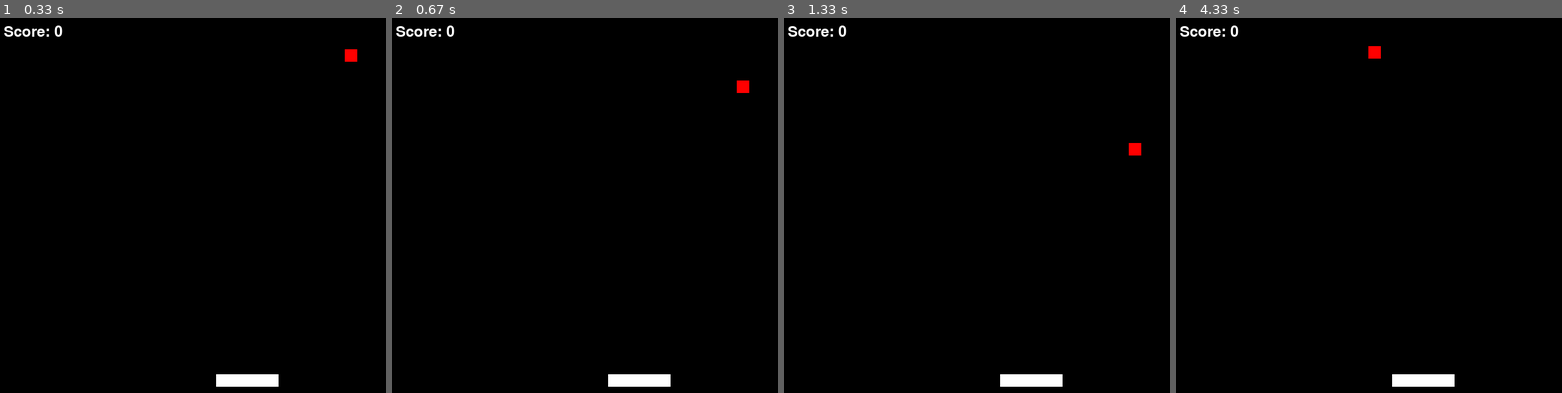
Above: before the commit, frames 1-4 (left to right).
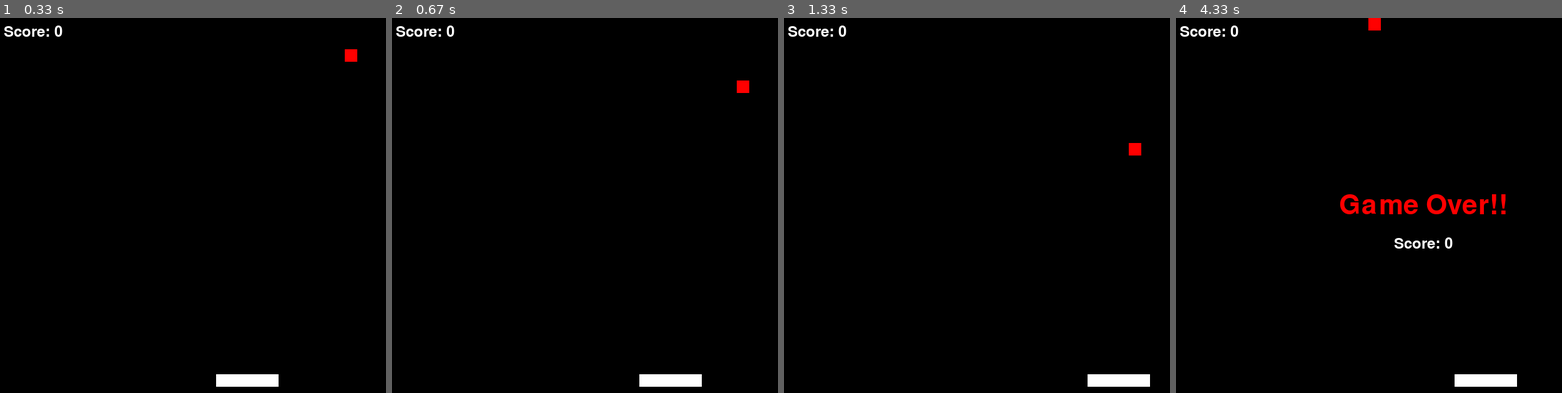
Above: after the commit, the same moments.

Repository: annieLognCoding/PythonTetrisClass
Game: pygame game, started from move_basket.py
The game is run twice, just before and just after one commit, with the same random seed, the same clock (stepped at 60 frames per second) and the same inputs.
Inputs:
- Up to frame 1 (0.33 s): no input
- Up to frame 2 (0.67 s): hold Right from 0.33 s (still down)
- Up to frame 3 (1.33 s): release Right at 0.8 s; hold Right 0.83-1.3 s
- Up to frame 4 (4.33 s): hold Left 1.33-1.87 s; hold Left 1.9-2.3 s; hold Right 2.33-2.97 s; hold Left 3-3.47 s; hold Right 3.5-3.97 s; hold Right from 4 s (still down)

Frame 1 is identical in both runs. In frame 2, 0.5% of the frame differs, in the area x 55-81%, y 95-99%; in frame 3, 1.1%; in frame 4, 2.5%, in the area x 42-89%, y 0-99%.

Commit message:
finished basket game

Diff:
--- a/move_basket.py
+++ b/move_basket.py
@@ -1,5 +1,6 @@
 import pygame
 import random
+from pygame import locals
 
 # Initialize Pygame
 pygame.init()
@@ -43,7 +44,12 @@
     basket_speed = 5
     keys = pygame.key.get_pressed()
 
-    # Step 1: Move the basket (left and right) based on key presses (LEFT and RIGHT arrow keys).
+    if keys[pygame.K_RIGHT] and basket.x + basket_width < window_width:
+        basket.x += basket_speed
+    if keys[pygame.K_LEFT] and basket.x > 0:
+        basket.x -= basket_speed
+
+
     # Step 2: Ensure the basket stays within the game window.
 
     pass
@@ -51,27 +57,30 @@
 def main():
     global score
     running = True
+    gameOver = False
     while running:
         for event in pygame.event.get():
             if event.type == pygame.QUIT:
                 running = False
 
-        # Move the basket
-        move_basket(basket, window_width, basket_speed)
+        if(not gameOver):
+            # Move the basket
+            move_basket(basket, window_width, basket_speed)
 
-        # Move the falling object
-        falling_object.y += object_speed
+            # Move the falling object
+            falling_object.y += object_speed
 
-        # Check if the object hit the basket
-        if falling_object.colliderect(basket):
-            score += 1
-            falling_object.x = random.randint(0, window_width - object_width)
-            falling_object.y = 0
+            # Check if the object hit the basket
+            if falling_object.colliderect(basket):
+                score += 1
+                falling_object.x = random.randint(0, window_width - object_width)
+                falling_object.y = 0
 
-        # Check if the object hit the ground
-        if falling_object.y > window_height:
-            falling_object.x = random.randint(0, window_width - object_width)
-            falling_object.y = 0
+            # Check if the object hit the ground
+            if falling_object.y > window_height:
+                falling_object.x = random.randint(0, window_width - object_width)
+                falling_object.y = 0
+                gameOver = True
 
         # Clear the screen
         screen.fill(BLACK)
@@ -87,6 +96,13 @@
         score_text = font.render(f'Score: {score}', True, WHITE)
         screen.blit(score_text, (10, 10))
 
+        if(gameOver):
+            game_over_font = pygame.font.SysFont(None, 64)
+            game_over_text = game_over_font.render('Game Over!!', True, RED)
+            game_over_rect = game_over_text.get_rect()
+            score_rect = score_text.get_rect()
+            screen.blit(game_over_text, (window_width // 2 - game_over_rect.width // 2, window_height // 2 - game_over_rect.height // 2))
+            screen.blit(score_text, (window_width // 2 - score_rect.width // 2, window_height // 2 + game_over_rect.height + 5))
         # Update the display
         pygame.display.flip()
 
